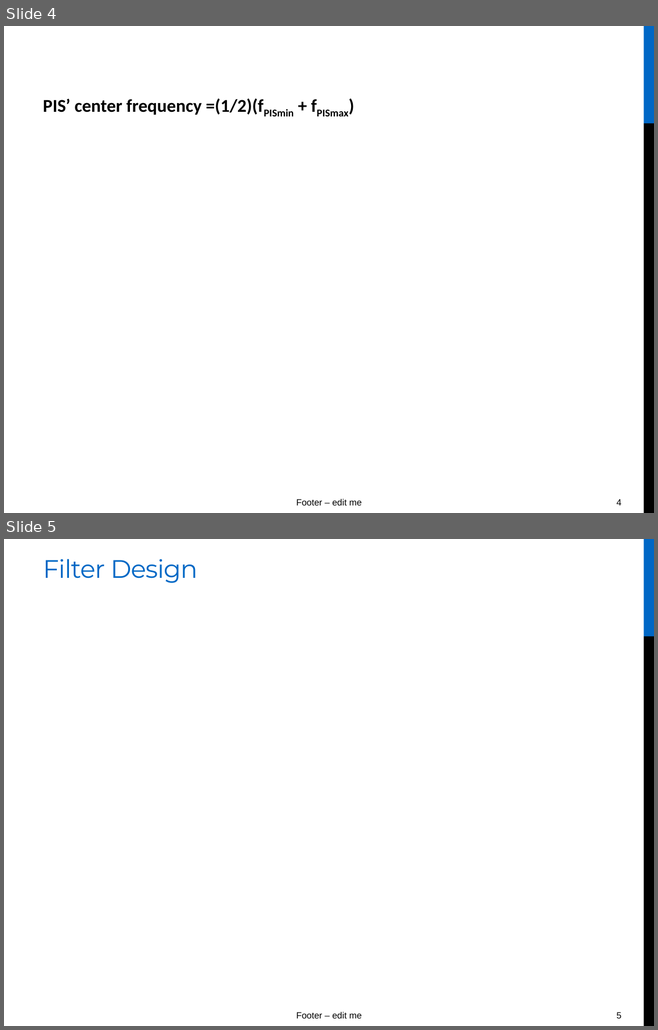
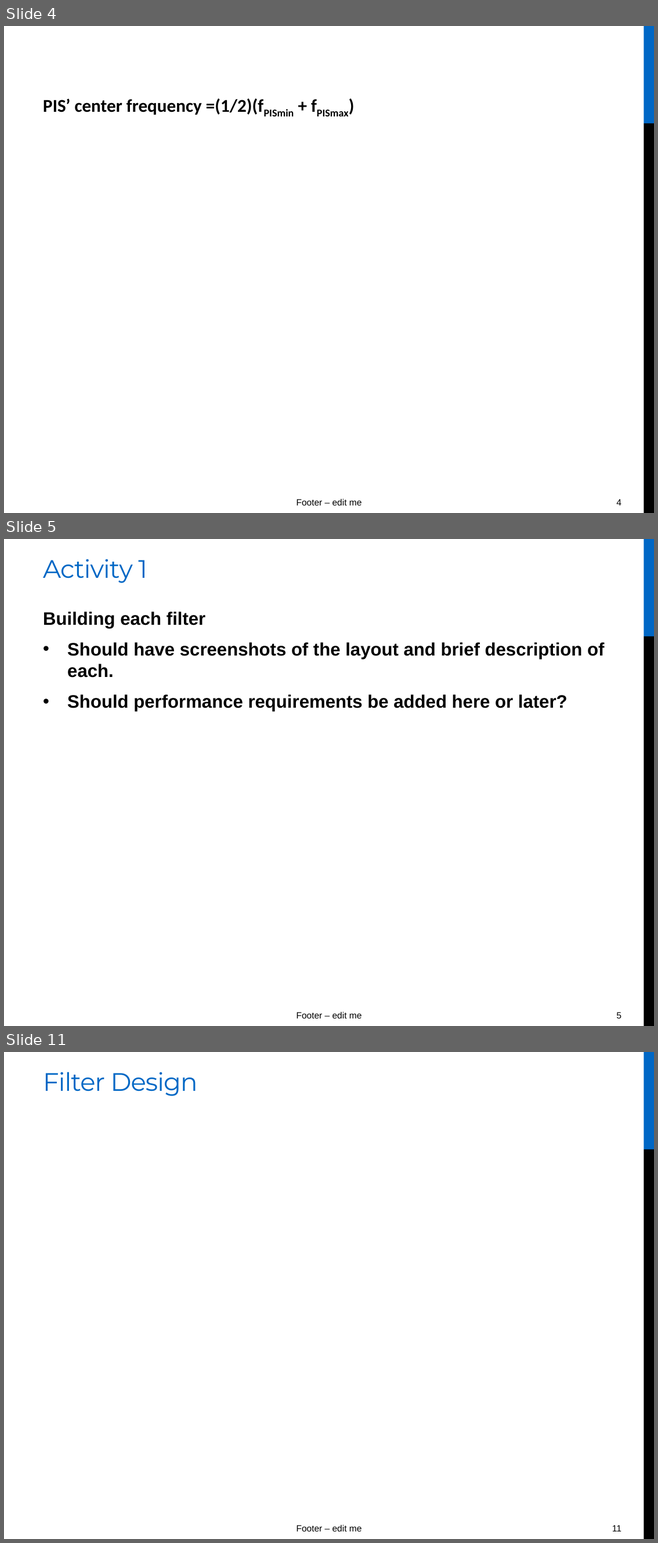
Before and after one commit to ChadwickyN/DSP_Project, a slide deck: FINAl_PRESENTATION.pptx. Shown one above the other, each under a label of ours: slides 4 and 5 before the commit, slides 4, 5 and 11 after it; the slides between them are not shown. The pictures are 658x1030 and 658x1543 pixels, drawn with LibreOffice and Linux fonts; fonts in the diff are those of the drawing. Boxes give left, top, right and bottom in pixels: in the first picture for what was removed or moved away, otherwise in the second. Text is boxed around its words. In the diff, an @@ line names an element or a change of style, - is before the commit and + after.

```diff
--- a/FINAl_PRESENTATION.pptx
+++ b/FINAl_PRESENTATION.pptx
@@ slide 5 added at box(4, 539, 654, 1026), background #FFFFFF; not listed: 4 template elements that a slide beside it also shows @@
@@ title added at box(43, 559, 147, 583), 28 pt, text #0067C5 @@
+Activity 1
@@ text added at box(43, 611, 604, 712), 20 pt, text #000000, bold @@
+Building each filter
+• Should have screenshots of the layout and brief description of each.
+• Should performance requirements be added here or later?
@@ what was slide 5 is now slide 11 @@
@@ page number at box(612, 1525, 621, 1532): text changed @@
-5
+11
```
Also in this commit, not shown: 1 slide changed, 5 other slides added.
